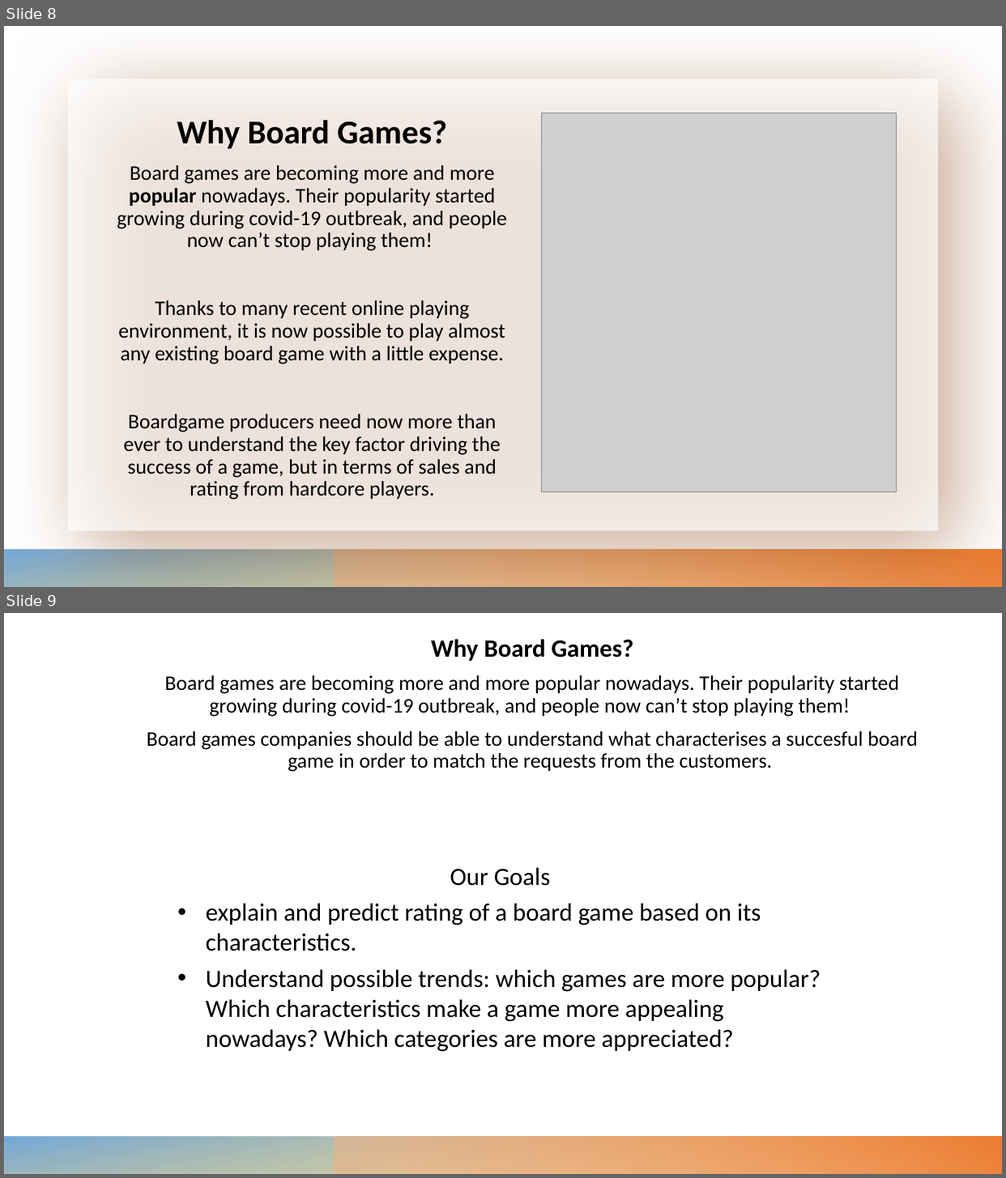
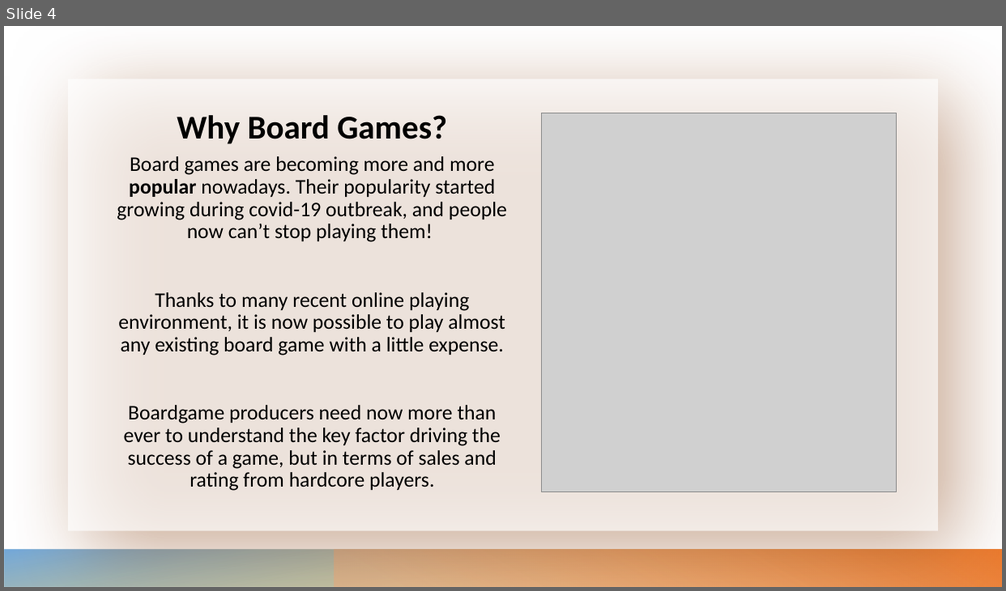
Before and after one commit to fraromeo/NPS, a slide deck: WIP non parametric statistics.pptx. Shown one above the other, each under a label of ours: slides 8 and 9 before the commit, slide 4 after it. The pictures are 1006x1178 and 1006x591 pixels, drawn with LibreOffice and Linux fonts; fonts in the diff are those of the drawing; grey boxes stand for pictures. Boxes give left, top, right and bottom in pixels: in the first picture for what was removed or moved away, otherwise in the second. Text is boxed around its words. In the diff, an @@ line names an element or a change of style, - is before the commit and + after.

```diff
--- a/WIP non parametric statistics.pptx
+++ b/WIP non parametric statistics.pptx
@@ slide 9 removed at (x1=4, y1=613, x2=1002, y2=1174), background #FFFFFF; not listed: 2 template elements that a slide beside it also shows @@
@@ text removed at (x1=147, y1=639, x2=917, y2=772) @@
-Why Board Games?
-Board games are becoming more and more popular nowadays. Their popularity started growing during covid-19 outbreak, and people now can’t stop playing them!
-Board games companies should be able to understand what characterises a succesful board game in order to match the requests from the customers.
@@ text removed at (x1=206, y1=867, x2=821, y2=1052) @@
-Our Goals
-• explain and predict rating of a board game based on its characteristics.
-• Understand possible trends: which games are more popular? Which characteristics make a game more appealing nowadays? Which categories are more appreciated?
@@ what was slide 8 is now slide 4 @@
@@ slide 4 changed as well @@
@@ text "Why Board Games?" moved from (x1=177, y1=120, x2=447, y2=149) to (x1=177, y1=115, x2=447, y2=144) @@
@@ text "Board games are becoming more ..." moved from (x1=117, y1=165, x2=507, y2=500) to (x1=117, y1=156, x2=507, y2=491) @@
```
Also in this commit, not shown: 3 other slides changed, 1 slide added, 5 other slides removed.
